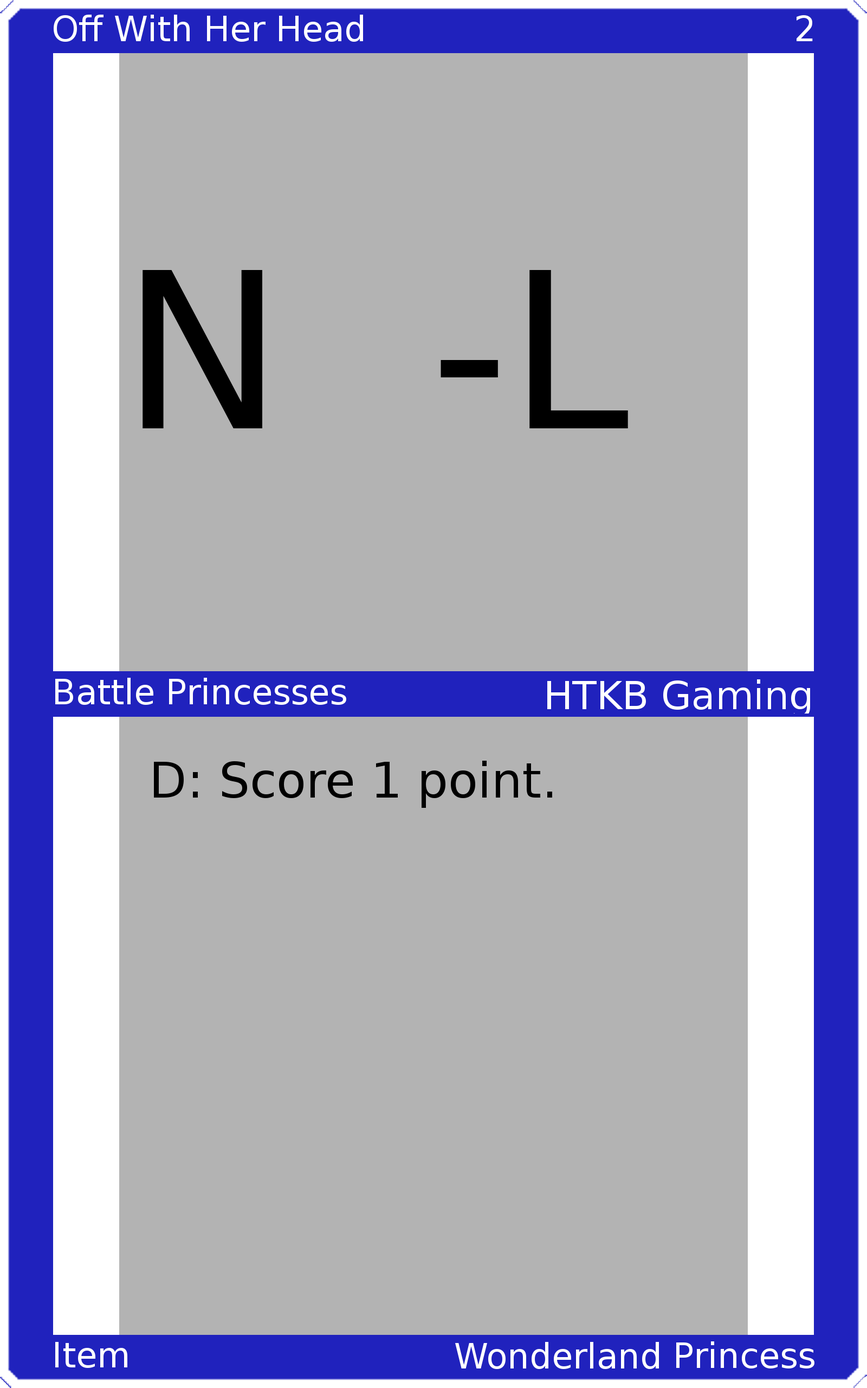
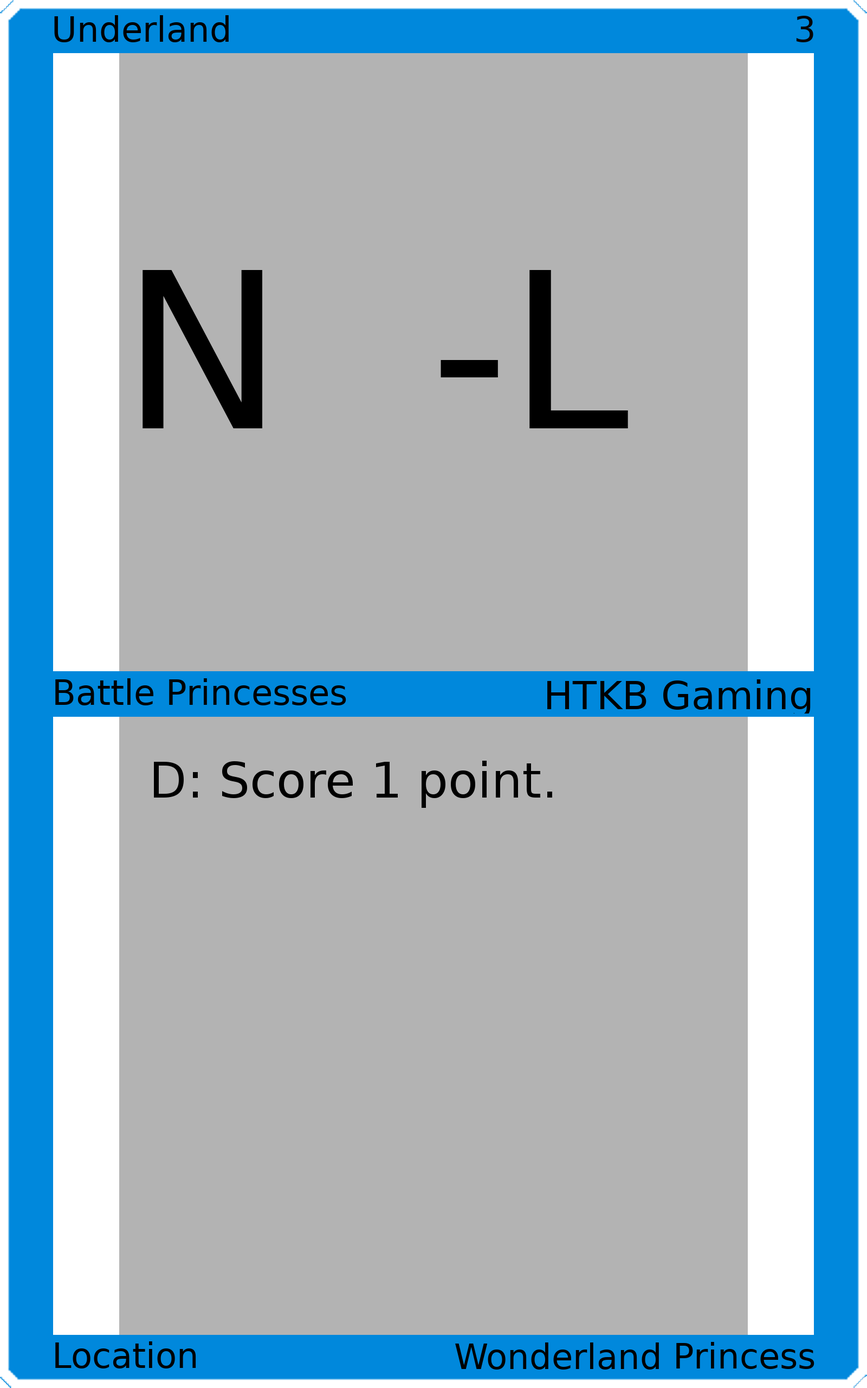
Before/after of a 867x1388 layered artwork. What changed in the layer stack:
painted on "Upper Left" over [53, 14, 364, 43]
painted on "Upper Right" over [796, 15, 814, 43]
painted on "Mid Left" over [55, 677, 347, 706]
painted on "Mid Right" over [547, 679, 811, 714]
painted on "Bottom Left" over [55, 1340, 197, 1369]
painted on "Bottom Right" over [455, 1340, 815, 1370]
painted on "Border" over [0, 0, 867, 1388]
